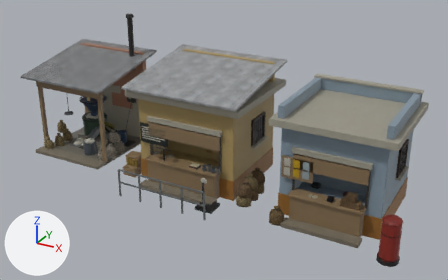
One commit to the glTF model public/assets/models/new_shops.glb: the scene before it, then after it.
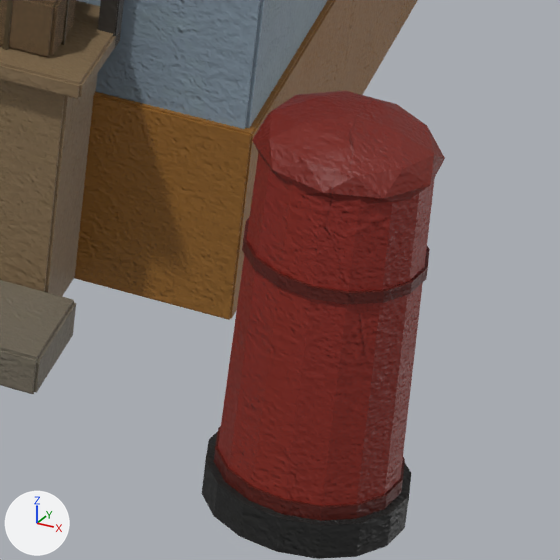
Each version is shown whole from a 50 mm lens placed at (10.07, -17.16, 9.9), pointed at (0.98, -0.62, 1.64), then close up on the part from 79% to 93% of the width and 73% to 95% of the height. Arrows for +X, +Y and +Z are at lower left; the lights stay in place. The last two pictures show the newer version. Where no turn or scale is listed for an object, it has been applied to the vertices. Vertices at exactly the same position are counted once.

Objects in the first close-up: 'hb_jute', 'hb_main'.
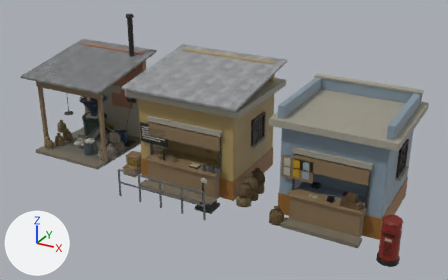
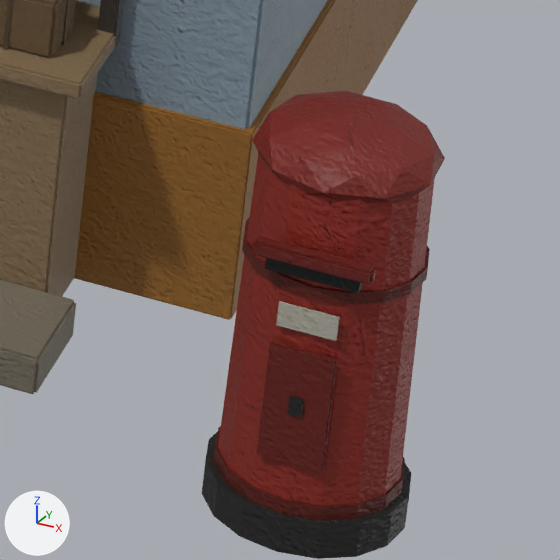
Boxes (x1, y1, x2, y2) around the edits, measured in the close-ups (560 x 560 px; the box of a moved part takes in the faces that stretch with it):
part 1 of me_block, moved or reshaped (not visible before)
    after: (265, 258, 363, 293)
part 2 of me_block, moved or reshaped (not visible before)
    after: (252, 236, 376, 285)
part 3 of me_block, moved or reshaped (not visible before)
    after: (288, 395, 304, 417)
part 4 of me_block, moved or reshaped (not visible before)
    after: (276, 301, 340, 341)
part 5 of me_block, moved or reshaped (not visible before)
    after: (257, 341, 337, 472)
part 6 of me_block, recoloured (red)
    after: (252, 236, 376, 472)

The edits, one by one:
me_block has 5644 vertices, 10536 faces and spans x -6.95..6.95, y -2.46..2.46, z -1.94..1.94.
me_block is used by ob_hb_main; location (0.455, -0.562, 1.94).
Before the commit, vertices of me_block: 1786 (6.55, -1.56, -1.64), 1787 (6.55, -1.56, -1.64), 1788 (6.55, -1.56, -1.64), 1789 (6.55, -1.56, -1.64), 1790 (6.54, -1.56, -1.64).
Before the commit, vertices of me_block: 1791 (6.54, -1.56, -1.64), 1792 (6.74, -1.56, -1.64), 1793 (6.55, -1.55, -1.64), 1794 (6.74, -1.55, -1.64), 1795 (6.74, -1.56, -1.64).
Before the commit, vertices of me_block: 1796 (6.75, -1.56, -1.64), 1797 (6.75, -1.56, -1.64), 1798 (6.74, -1.57, -1.64), 1799 (6.55, -1.57, -1.64), 1800 (6.55, -1.57, -1.24).
Before the commit, vertices of me_block: 1801 (6.55, -1.56, -1.24), 1802 (6.54, -1.56, -1.24), 1805 (6.75, -1.56, -1.24), 1806 (6.74, -1.56, -1.24), 1807 (6.55, -1.56, -1.24).
Before the commit, vertices of me_block: 1809 (6.55, -1.56, -1.24), 1813 (6.75, -1.56, -1.24), 1815 (6.55, -1.55, -1.24), 1816 (6.74, -1.56, -1.24), 1817 (6.74, -1.56, -1.64).
me_block part 1: the loose piece of 8 vertices spanning x 6.51..6.79, y -1.59..-1.55, z -0.99..-0.94 is moved by (0.0, -0.54, 0.0).
me_block part 2: the loose piece of 32 vertices spanning x 6.47..6.83, y -1.57..-1.52, z -0.94..-0.89 is moved by (0.0, -0.59, 0.0).
me_block part 3: the loose piece of 8 vertices spanning x 6.62..6.66, y -1.55..-1.54, z -1.46..-1.4 is moved by (0.0, -0.58, 0.0).
me_block part 4: the loose piece of 8 vertices spanning x 6.56..6.74, y -1.57..-1.56, z -1.18..-1.1 is moved by (0.0, -0.54, 0.0).
Part 5, on me_block:
Vertices 1786 to 1802, 1816, 1817 of me_block move by (0.0, -0.56, 0.0).
Vertices 1805, 1806, 1813 of me_block move by (-0.2, -0.55, 0.0).
Vertices 1807, 1809, 1815 of me_block move by (0.19, -0.56, 0.0).
Vertex 1803 of me_block moves from (6.74, -1.56, -1.64) to (6.55, -2.12, -1.24) at pixel (271, 342).
Vertex 1804 of me_block moves from (6.74, -1.56, -1.24) to (6.55, -2.11, -1.24) at pixel (272, 341).
Vertex 1808 of me_block moves from (6.55, -1.56, -1.24) to (6.74, -2.12, -1.24) at pixel (334, 361).
Vertex 1810 of me_block moves from (6.54, -1.56, -1.24) to (6.75, -2.12, -1.24) at pixel (336, 361).
Vertex 1811 of me_block moves from (6.74, -1.57, -1.24) to (6.75, -2.11, -1.24) at pixel (337, 360).
Vertex 1812 of me_block moves from (6.74, -1.56, -1.24) to (6.74, -2.11, -1.24) at pixel (336, 358).
Vertex 1814 of me_block moves from (6.74, -1.55, -1.24) to (6.74, -2.11, -1.64) at pixel (321, 471).
me_block part 6: 89 kept faces spanning x 6.47..6.83, y -2.16..-2.11, z -1.64..-0.89 get new vertex colours; the middle colour goes from red #8b291c to red #87261c.
